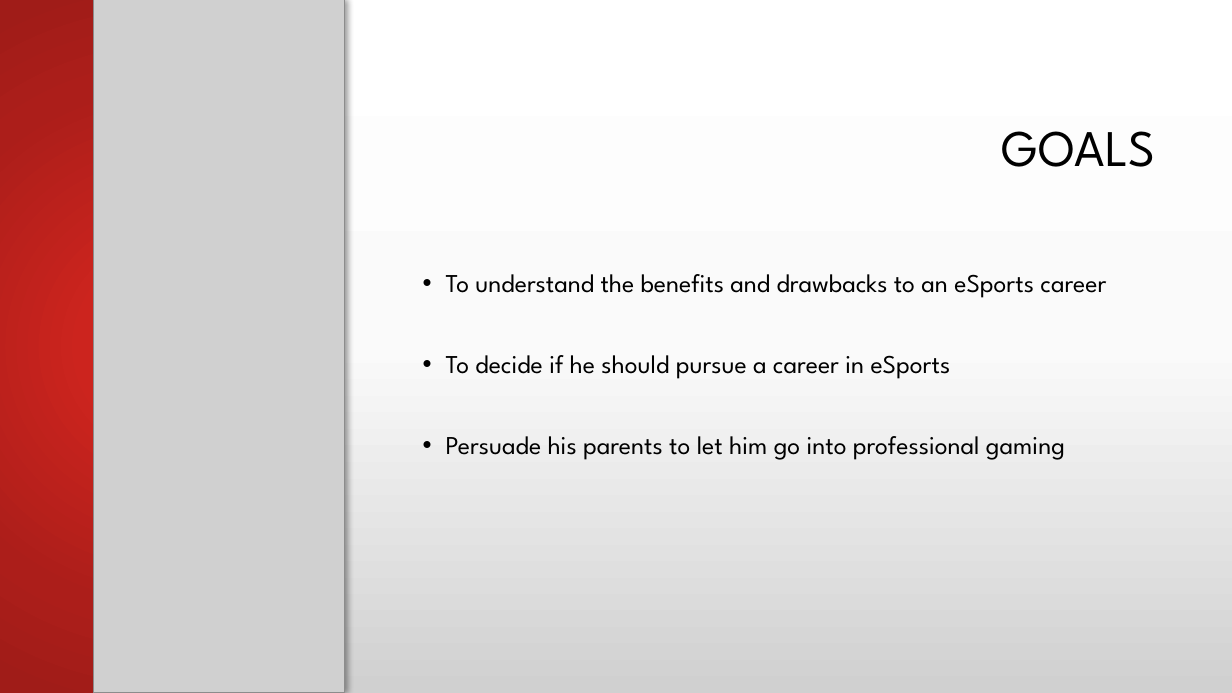
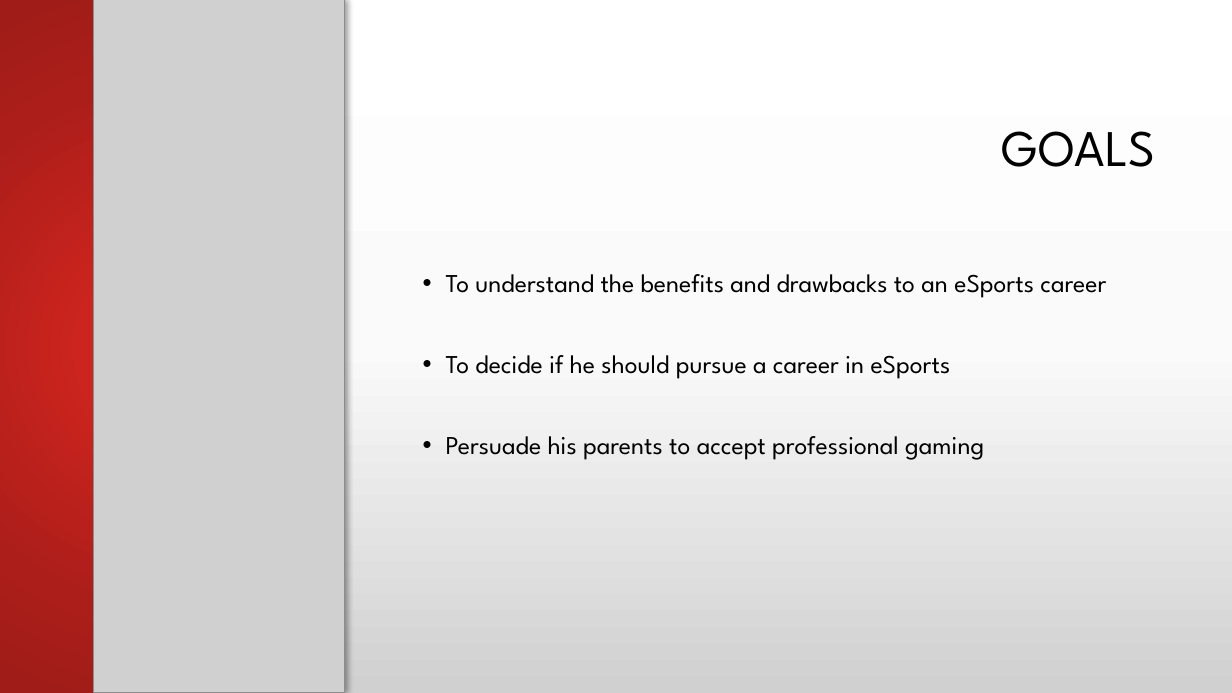
Before and after one commit to vinceleg/lab04_repo, a slide deck: slide 11 of dtc_team16_pitch_presentation.pptx. Drawn at 1232x693 pixels with LibreOffice and Linux fonts; fonts in the diff are those of the drawing; grey boxes stand for pictures; background and template pictures are left out. Boxes give left, top, right and bottom in pixels: in the first picture for what was removed or moved away, otherwise in the second. Text is boxed around its words. In the diff, an @@ line names an element or a change of style, - is before the commit and + after.

```diff
--- a/dtc_team16_pitch_presentation.pptx
+++ b/dtc_team16_pitch_presentation.pptx
@@ text at (x1=446, y1=436, x2=984, y2=460): text changed @@
-• Persuade his parents to let him go into professional gaming
+• Persuade his parents to accept professional gaming
```
Also in this commit, not shown: 5 other slides changed, 1 slide added.
